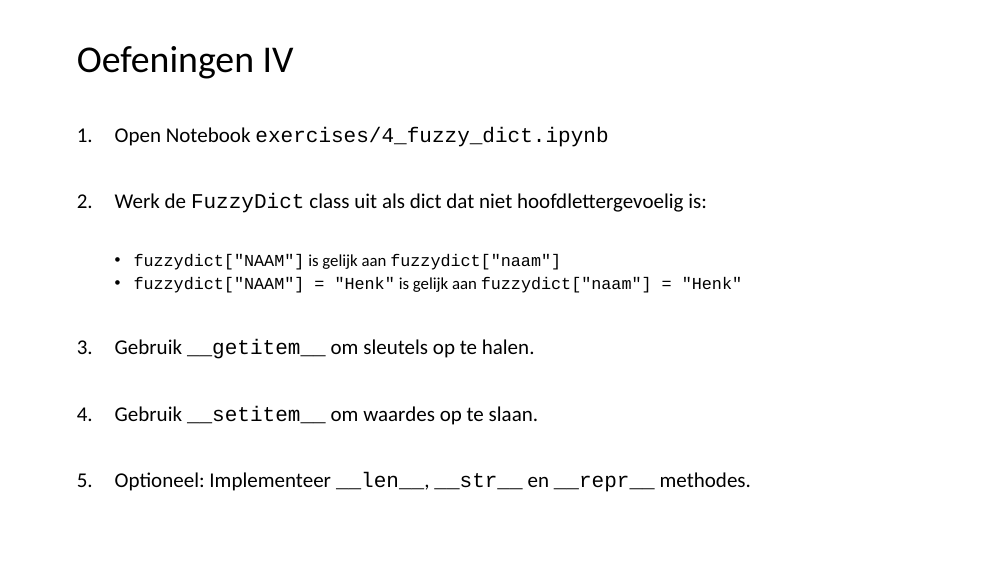
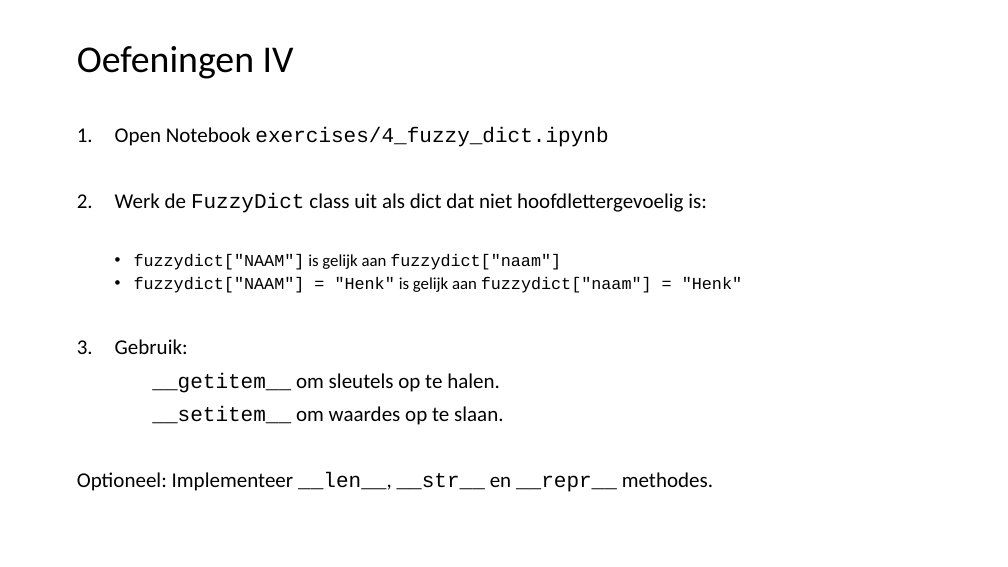
Before and after one commit to LFKoning/knowledge-sharing, a slide deck: slide 47 of python_trainees/1_basics_classes/python_traineeship_1.pptx. Drawn at 1008x567 pixels with LibreOffice and Linux fonts; fonts in the diff are those of the drawing. Boxes give left, top, right and bottom in pixels: in the first picture for what was removed or moved away, otherwise in the second. Text is boxed around its words. In the diff, an @@ line names an element or a change of style, - is before the commit and + after.

```diff
--- a/python_trainees/1_basics_classes/python_traineeship_1.pptx
+++ b/python_trainees/1_basics_classes/python_traineeship_1.pptx
@@ text at (115, 339, 503, 425): text changed @@
-3. Gebruik __getitem__ om sleutels op te halen.
-4. Gebruik __setitem__ om waardes op te slaan.
+3. Gebruik:
+__getitem__ om sleutels op te halen.
+__setitem__ om waardes op te slaan.
@@ text at (77, 472, 713, 492): bullet 1. to none @@
```
Also in this commit, not shown: 14 other slides changed, 3 other files.
